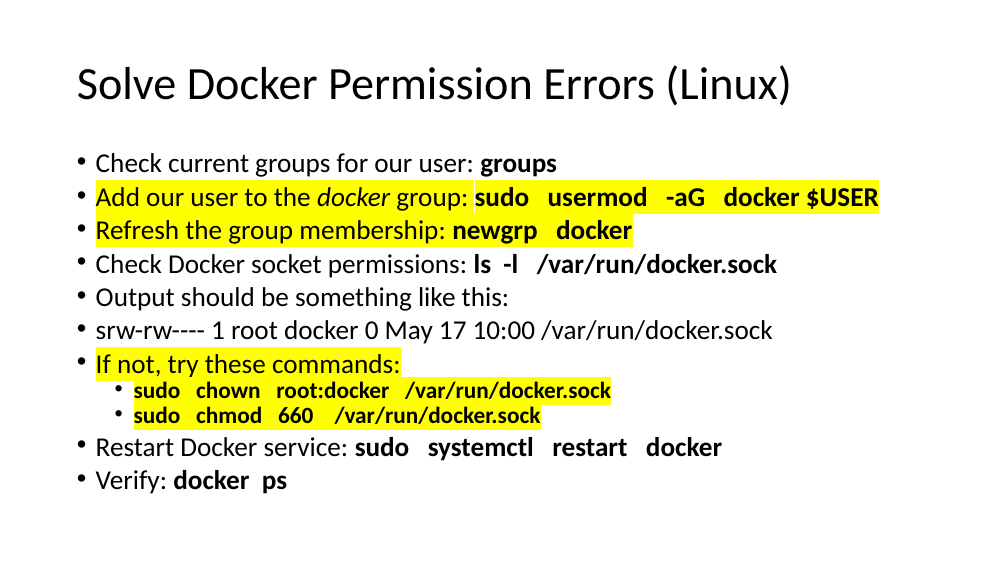
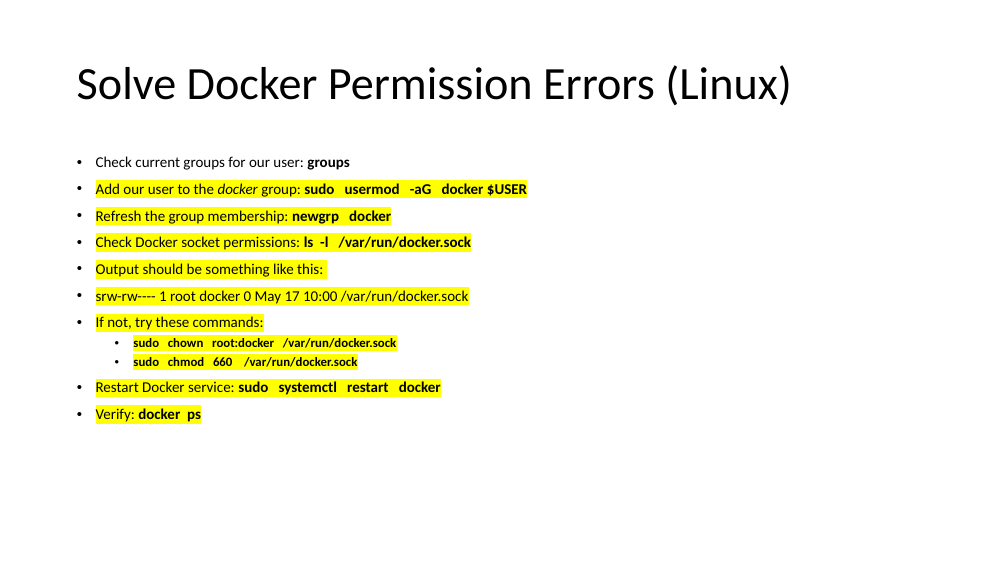
Before and after one commit to saurabh-kumar-coder/CDAC_ACTS, a slide deck: slide 9 of COLLEGE/MODULES/DevOps/Oct15/DevOps 14 Oct 2024.pptx. Drawn at 1008x567 pixels with LibreOffice and Linux fonts; fonts in the diff are those of the drawing. Boxes give left, top, right and bottom in pixels: in the first picture for what was removed or moved away, otherwise in the second. Text is boxed around its words. In the diff, an @@ line names an element or a change of style, - is before the commit and + after.

```diff
--- a/COLLEGE/MODULES/DevOps/Oct15/DevOps 14 Oct 2024.pptx
+++ b/COLLEGE/MODULES/DevOps/Oct15/DevOps 14 Oct 2024.pptx
@@ text "Check current groups for our ..." at [96, 156, 527, 422]: size 25.9 to 14.3 pt in "Check current groups for our user: groups", "Add our user to the docker group: ...", "Refresh the group membership: newgrp docker", "Check Docker socket permissions: ls -l /var/run/docker.sock" and 5 more places; highlight none to #FFFF00 in "Check Docker socket permissions: ls -l /var/run/docker.sock", "Output should be something like this:", "srw-rw---- 1 root docker 0 May 17 ...", "Restart Docker service: sudo systemctl restart docker" and 1 more places; size 22.2 to 12.2 pt in "sudo chown root:docker /var/run/docker.sock", "sudo chmod 660 /var/run/docker.sock"; line spacing 0.7 to 0.9 @@
```
Also in this commit, not shown: 11 other slides changed, 1 other file.
